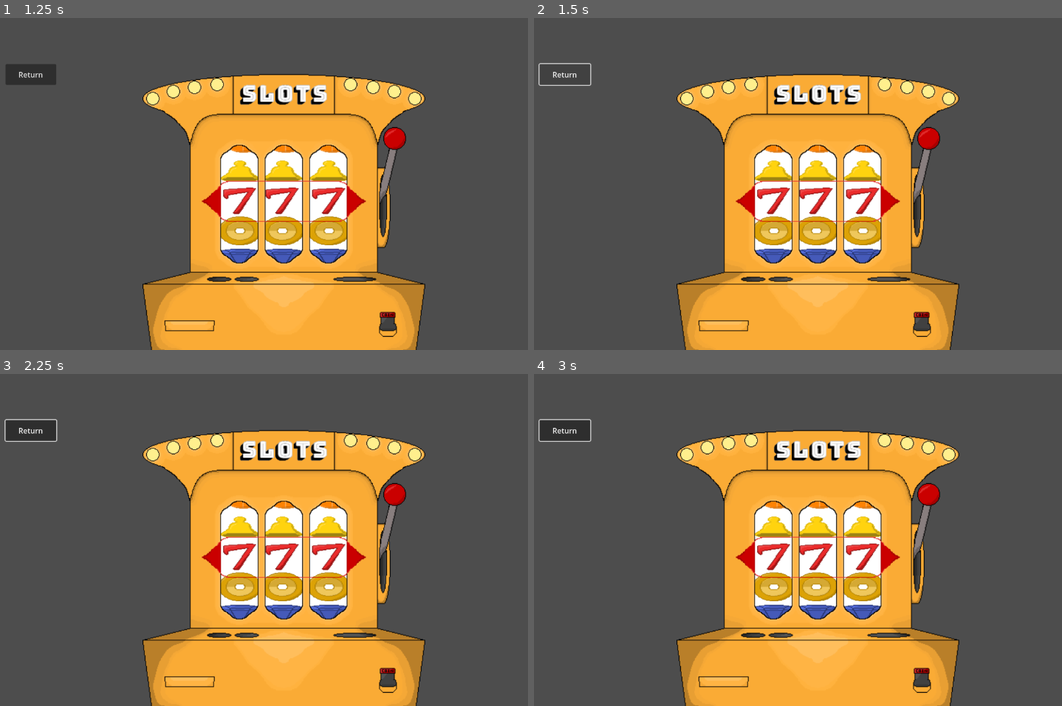
Above: before the commit, frames 1-4 (two rows, left to right).
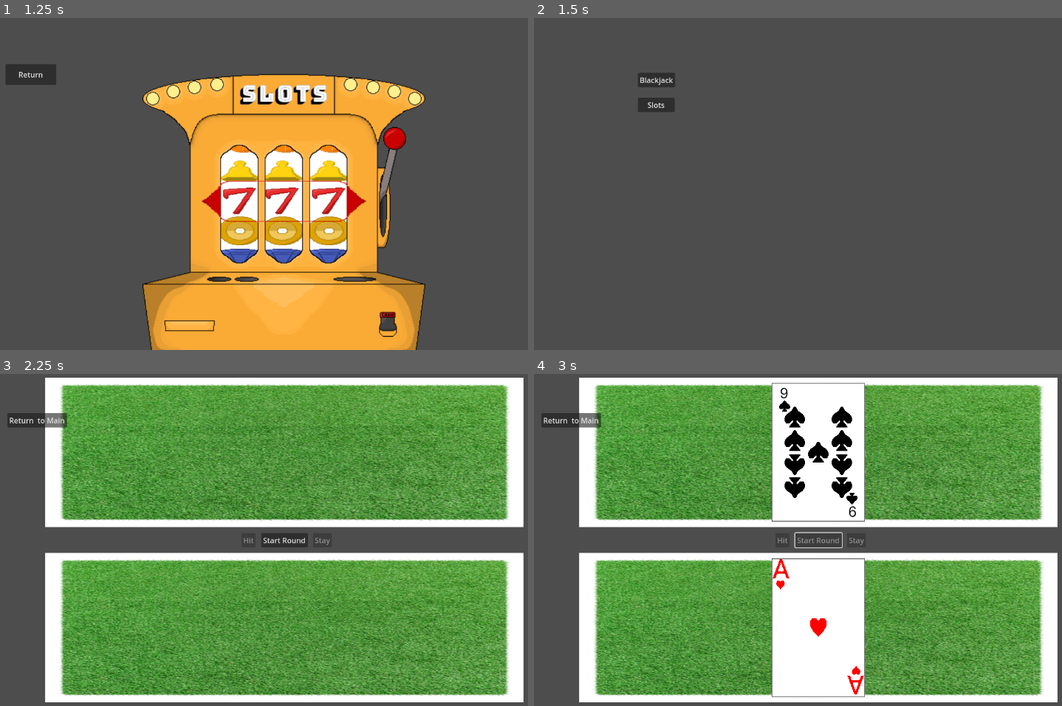
Above: after the commit, the same moments.

Repository: OwenFrakes/congressAppChallenge
Game: Godot game, scene res://Scenes/playerMovement.tscn
Two runs of this game, one before a commit and one after it. Both use one fixed random seed, a clock stepped at 60 frames per second and the inputs below.
Inputs (mouse positions are in pixels of both pictures, inside the frame that each line leads up to):
- Up to frame 1 (1.25 s): click "Slots" at 0.5 s
- Up to frame 2 (1.5 s): click "Return" at 1.25 s
- Up to frame 3 (2.25 s): click (121, 437) at 2 s, where only the run after the commit has a clickable "Blackjack"
- Up to frame 4 (3 s): click (819, 540) at 2.75 s, where only the run after the commit has a clickable "Start Round"

Frame 1 is identical in both runs. In frame 2, 36% of the frame differs, in the area x 0-81%, y 13-100%; in frame 3, 85%, in the area x 0-100%, y 1-100%; in frame 4, 84%.

Commit message:
Connected the Main button

Diff:
--- a/Scenes/slots.tscn
+++ b/Scenes/slots.tscn
@@ -1,6 +1,7 @@
-[gd_scene load_steps=4 format=3 uid="uid://cvcnpudfilq4h"]
+[gd_scene load_steps=5 format=3 uid="uid://cvcnpudfilq4h"]
 
 [ext_resource type="Texture2D" uid="uid://cywlyamdicsed" path="res://Resources/SlotMachine.png" id="1_0ends"]
+[ext_resource type="Script" path="res://Scripts/player_mover.gd" id="1_3r35x"]
 [ext_resource type="Texture2D" uid="uid://diku4gi3yok6b" path="res://Resources/Spinny Part.png" id="1_lb5vh"]
 
 [sub_resource type="CanvasItemMaterial" id="CanvasItemMaterial_5ndvy"]
@@ -13,6 +14,7 @@
 offset_right = 146.0
 offset_bottom = 145.0
 text = "Return"
+script = ExtResource("1_3r35x")
 
 [node name="SpinnyPartLeft" type="Sprite2D" parent="."]
 position = Vector2(636, 429)
@@ -40,3 +42,5 @@
 position = Vector2(639, 425)
 scale = Vector2(1.53, 1.53)
 texture = ExtResource("1_0ends")
+
+[connection signal="pressed" from="ReturnButton" to="ReturnButton" method="_on_pressed"]
Not shown: 1 places in Scenes/playerMovement.tscn that only renumber resources
